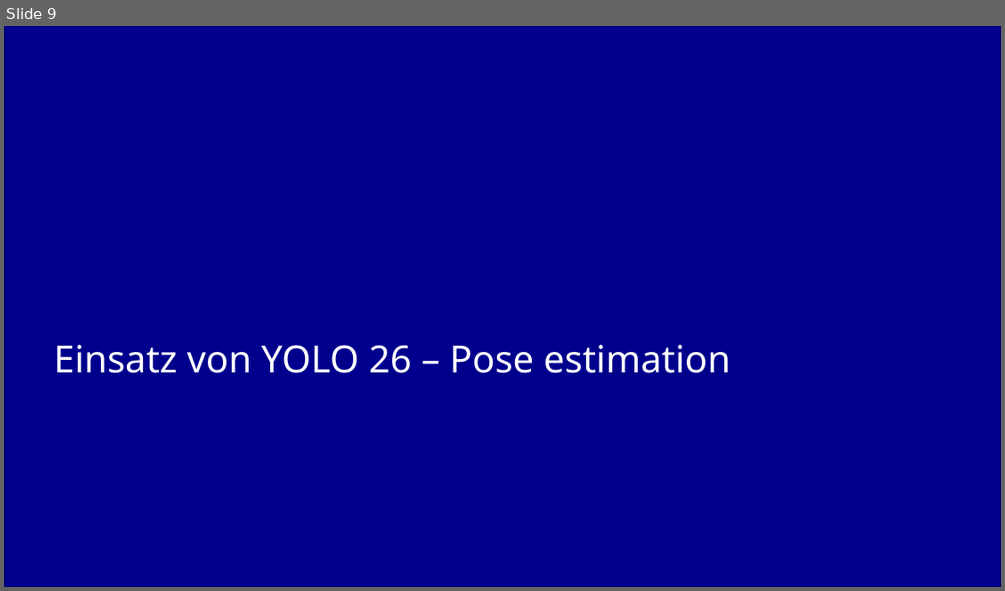
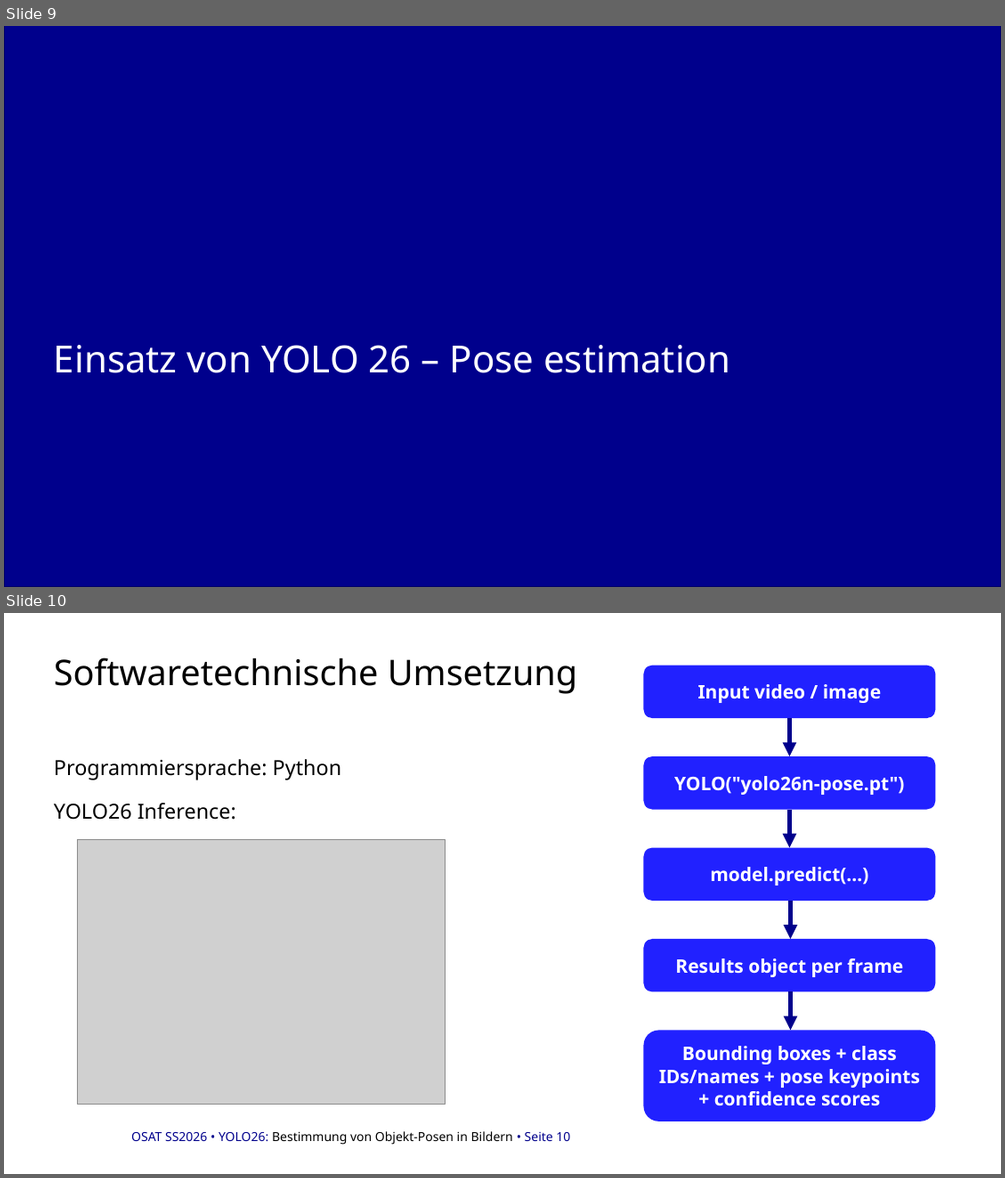
Before and after one commit to danhcon123/yolo_pose_estimation, a slide deck: docu/Zwischen Präsentation.pptx. Shown one above the other, each under a label of ours: slide 9 before the commit, slides 9 and 10 after it. The pictures are 1005x591 and 1005x1178 pixels, drawn with LibreOffice and Linux fonts; fonts in the diff are those of the drawing; grey boxes stand for pictures; background and template pictures are left out. Boxes give left, top, right and bottom in pixels: in the first picture for what was removed or moved away, otherwise in the second. Text is boxed around its words. In the diff, an @@ line names an element or a change of style, - is before the commit and + after.

Commit message:
Folie für softwaretechnische Nachbearbeitung

```diff
--- a/docu/Zwischen Präsentation.pptx
+++ b/docu/Zwischen Präsentation.pptx
@@ slide 10 added at [4, 613, 1001, 1174], background #FFFFFF @@
@@ title added at [54, 657, 578, 694], 34 pt, text #000000 @@
+Softwaretechnische Umsetzung
@@ text added at [54, 759, 341, 819], 20 pt, text #000000 @@
+Programmiersprache: Python
+  YOLO26 Inference:
@@ picture added at [77, 839, 445, 1103] @@
@@ group added at [643, 666, 935, 1121]: 5 rounded rectangles, 4 arrows @@
+Input video / image
+YOLO("yolo26n-pose.pt")
+model.predict(…)
+Results object per frame
+Bounding boxes + class IDs/names + pose keypoints + confidence scores
@@ text added at [131, 1131, 570, 1144], 12 pt, text #000000 @@
+OSAT SS2026 • YOLO26: Bestimmung von Objekt-Posen in Bildern • Seite 10
```
Also in this commit, not shown: 6 slides changed, 6 other slides added, 3 slides removed, 1 other file.
